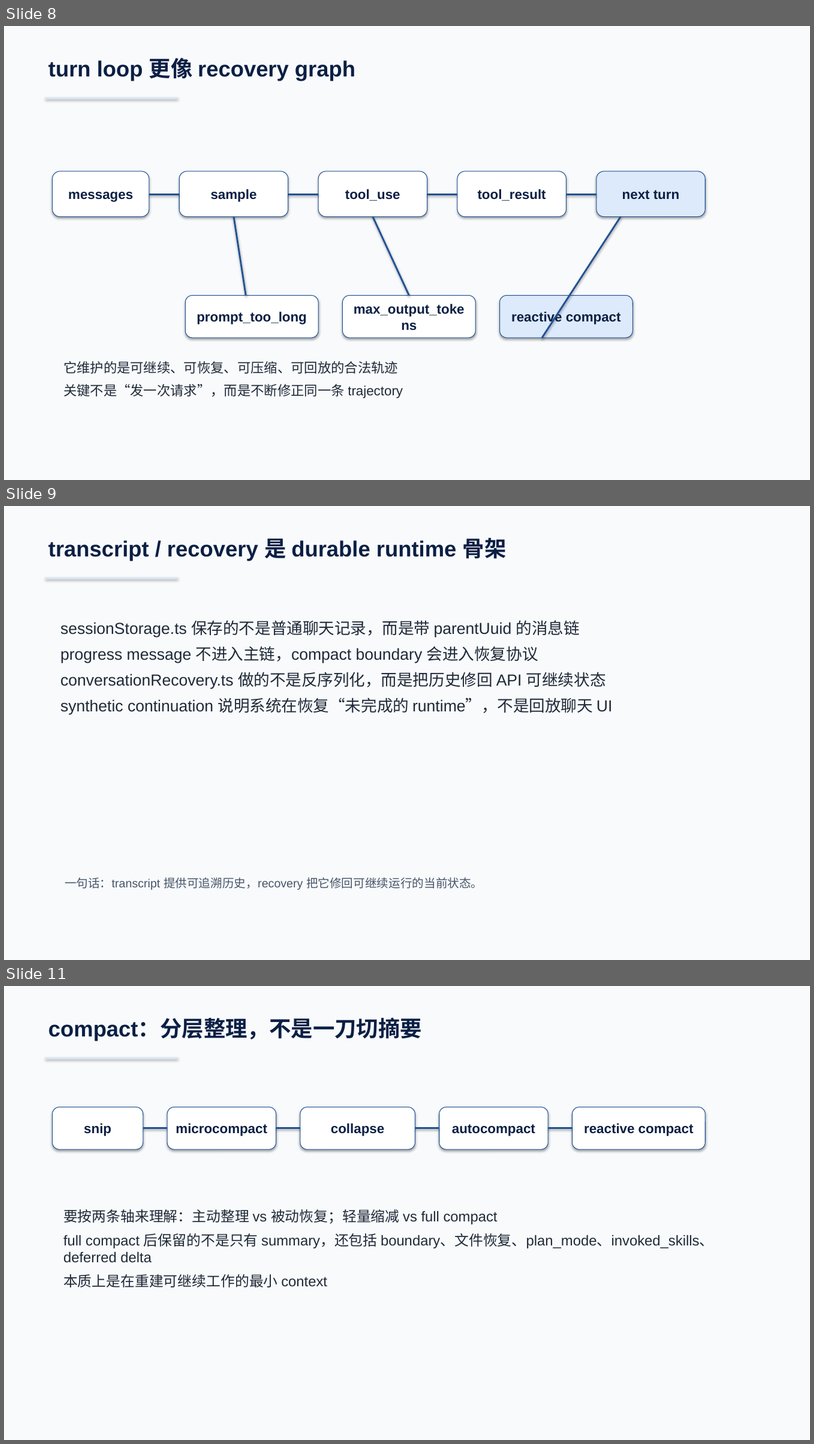
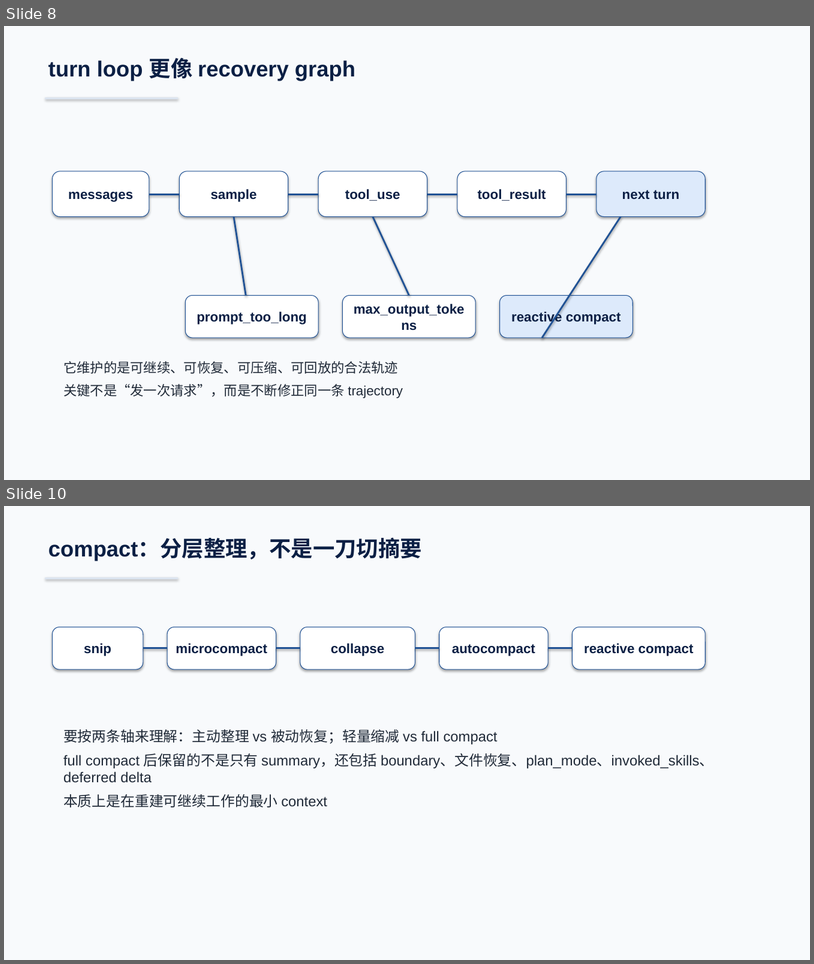
Before and after one commit to boboliu-1010/ccode, a slide deck: docs/zh/00-代码总览与运行时走读-WPS兼容版.pptx. Shown one above the other, each under a label of ours: slides 8, 9 and 11 before the commit, slides 8 and 10 after it; the slides between them are not shown. The pictures are 814x1444 and 814x964 pixels, drawn with LibreOffice and Linux fonts; fonts in the diff are those of the drawing. Boxes give left, top, right and bottom in pixels: in the first picture for what was removed or moved away, otherwise in the second. Text is boxed around its words. In the diff, an @@ line names an element or a change of style, - is before the commit and + after.

```diff
--- a/docs/zh/00-代码总览与运行时走读-WPS兼容版.pptx
+++ b/docs/zh/00-代码总览与运行时走读-WPS兼容版.pptx
@@ slide 9 removed at bbox=[4, 506, 810, 960], background #F8FAFC @@
@@ text removed at bbox=[48, 538, 507, 561] @@
-transcript / recovery 是 durable runtime 骨架
@@ rectangle removed at bbox=[45, 577, 178, 579] @@
@@ text removed at bbox=[60, 620, 613, 715] @@
-sessionStorage.ts 保存的不是普通聊天记录，而是带 parentUuid 的消息链
-progress message 不进入主链，compact boundary 会进入恢复协议
-conversationRecovery.ts 做的不是反序列化，而是把历史修回 API 可继续状态
-synthetic continuation 说明系统在恢复“未完成的 runtime”，不是回放聊天 UI
@@ text removed at bbox=[65, 877, 483, 889] @@
-一句话：transcript 提供可追溯历史，recovery 把它修回可继续运行的当前状态。
@@ what was slide 11 is now slide 10 @@
```
Also in this commit, not shown: 3 slides changed, 1 slide added, 2 other slides removed, 2 other files.
